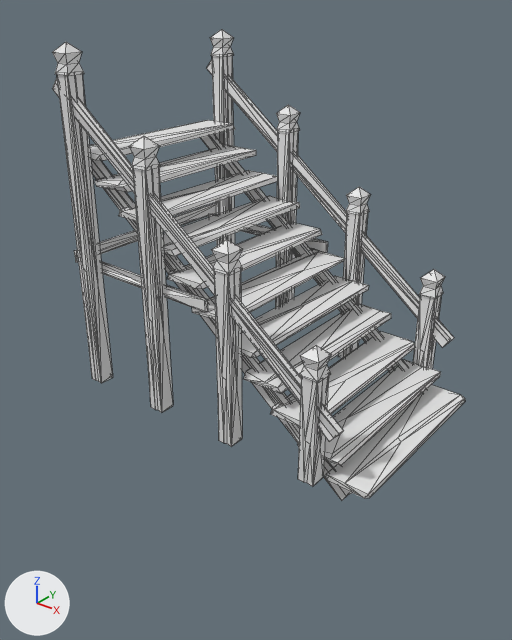
Two versions of the FBX model WinAPI_2504/Resources/MedievalConstructions/Game/LowPolyMedievalConstructions/Meshes/SM_Stair.FBX, one commit apart.
Before and after are seen from a camera (50 mm lens) standing at (7.18, -8.55, 6.46) and looking at (0.37, -0.04, 1.18). The axes (+X, +Y, +Z) are drawn at lower left. The lights are the same throughout. The first picture is the older version. Mesh edges are drawn as thin lines. Objects named as collision shapes, trigger or cutter boxes, shadow casters or lower levels of detail are left out. Where no turn or scale is listed for an object, it has been applied to the vertices.

Names of what the first picture shows: 'SM_Stair'.
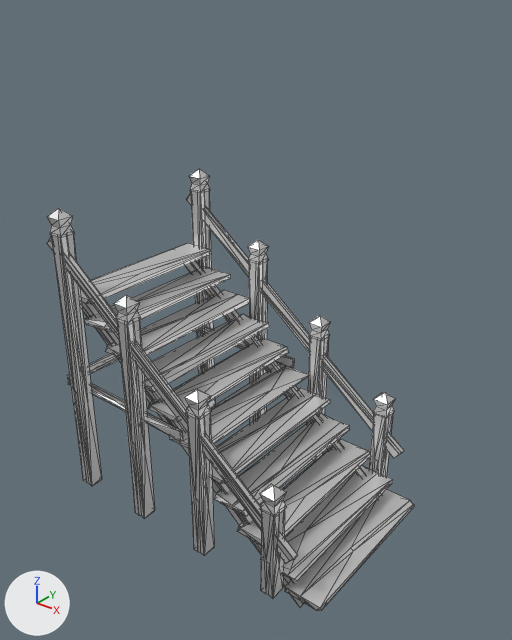
Where the newer file only moved an object's origin or applied its transform, the numbers keep the older frame.

What differs and where, as boxes (x1, y1, x2, y2) in the pictures (512 x 640 px):
'SM_Stair', surface changed, moved
    before: (52, 29, 465, 501)
    after: (47, 169, 414, 611)

Diff of the bpy script that builds the scene:
```diff
--- a/WinAPI_2504/Resources/MedievalConstructions/Game/LowPolyMedievalConstructions/Meshes/SM_Stair.FBX.py
+++ b/WinAPI_2504/Resources/MedievalConstructions/Game/LowPolyMedievalConstructions/Meshes/SM_Stair.FBX.py
@@ mat_m_texture_atlas @@
 mat_m_texture_atlas.roughness = 0.553
+mat_m_texture_atlas.metallic = 1.0
@@ me_sm_stair @@
 # used by ob_sm_stair; location = (0.0, 0.0, 0.0)
-me_sm_stair.from_pydata(...)  # 593 vertices, 962 faces; spans x -2.25..3.58, y -1.86..1.86, z -0.4..5.6
+me_sm_stair.from_pydata(...)  # 593 vertices, 962 faces; spans x -2.91..2.91, y -1.86..1.86, z -3.0..3.0
+# me_sm_stair part 1: the whole mesh is moved by (-0.67, 0.0, -2.6)
 me_sm_stair.materials.append(mat_m_texture_atlas)
```
